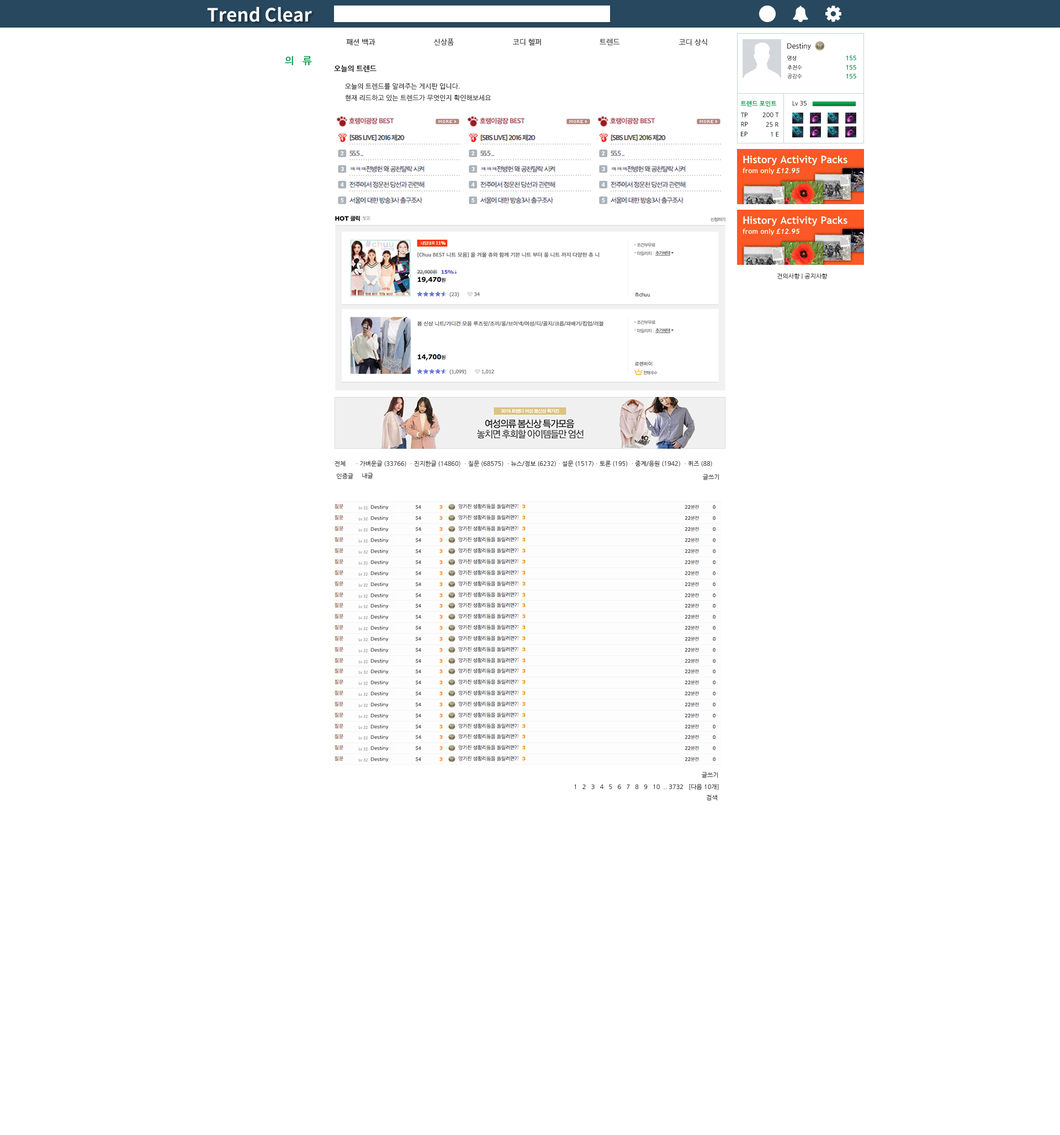
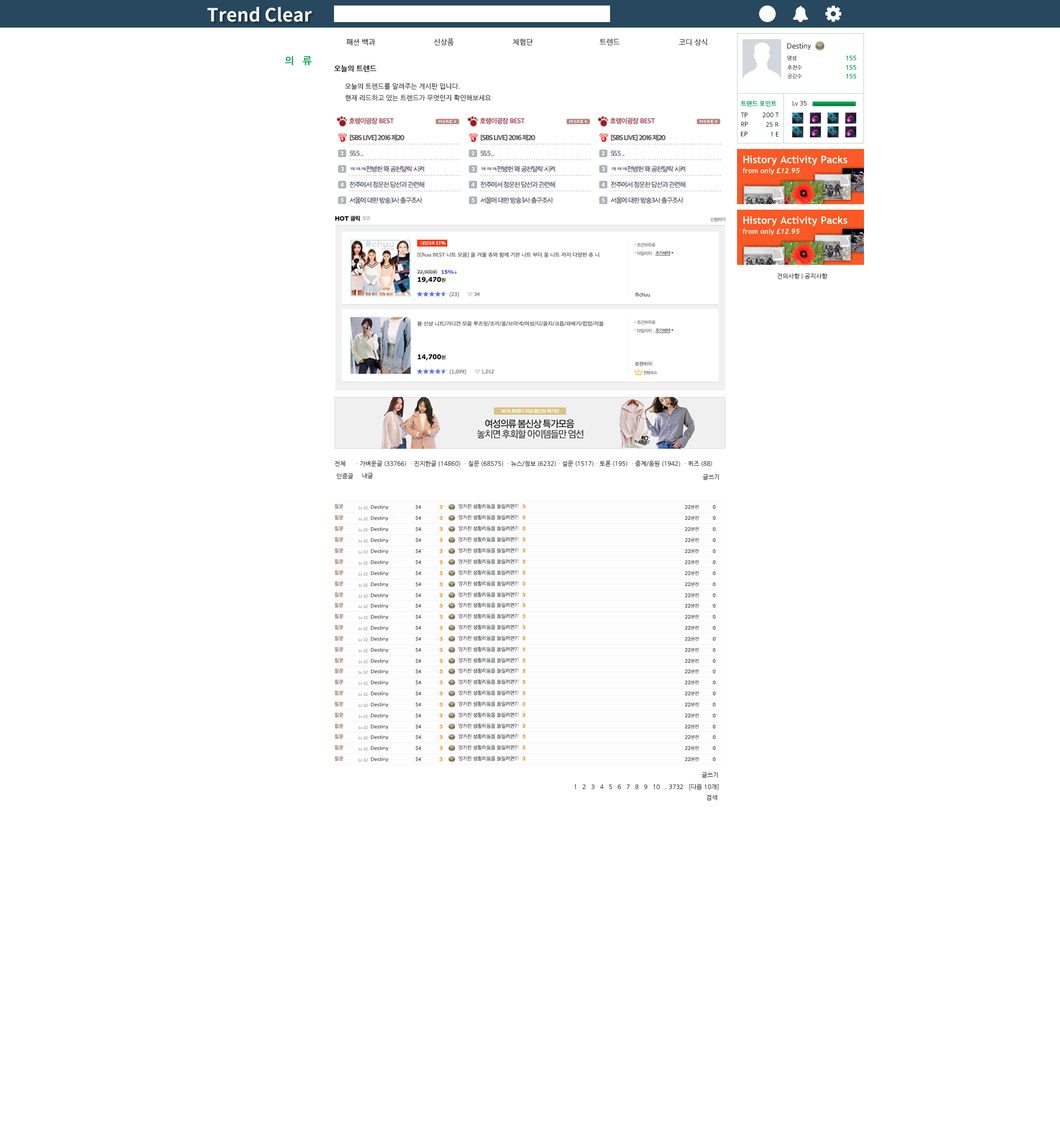
Layers edited between the first and the second 1060x1135 image:
renamed "코디 헬퍼" to "체험단", painted on it over [512, 38, 541, 46]
